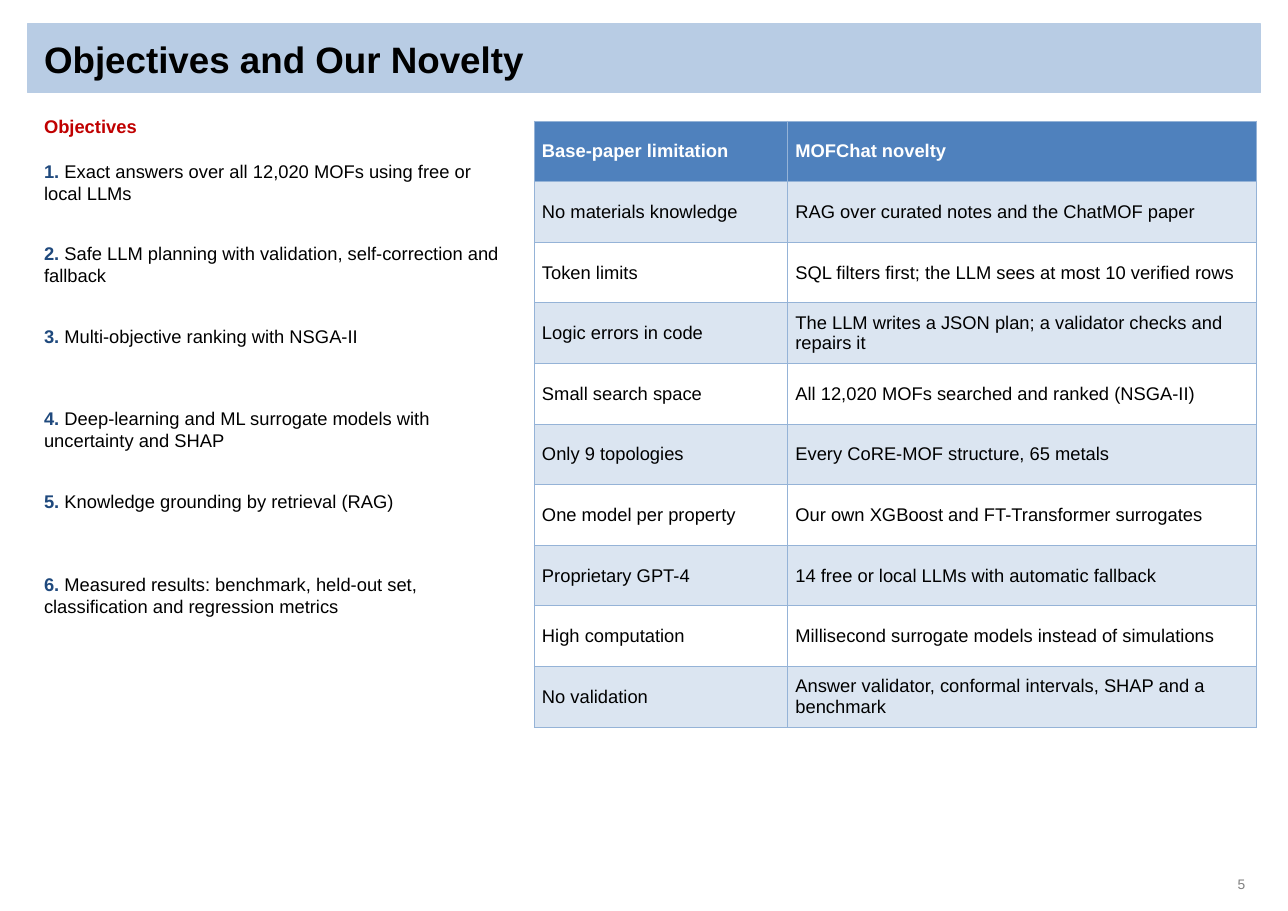
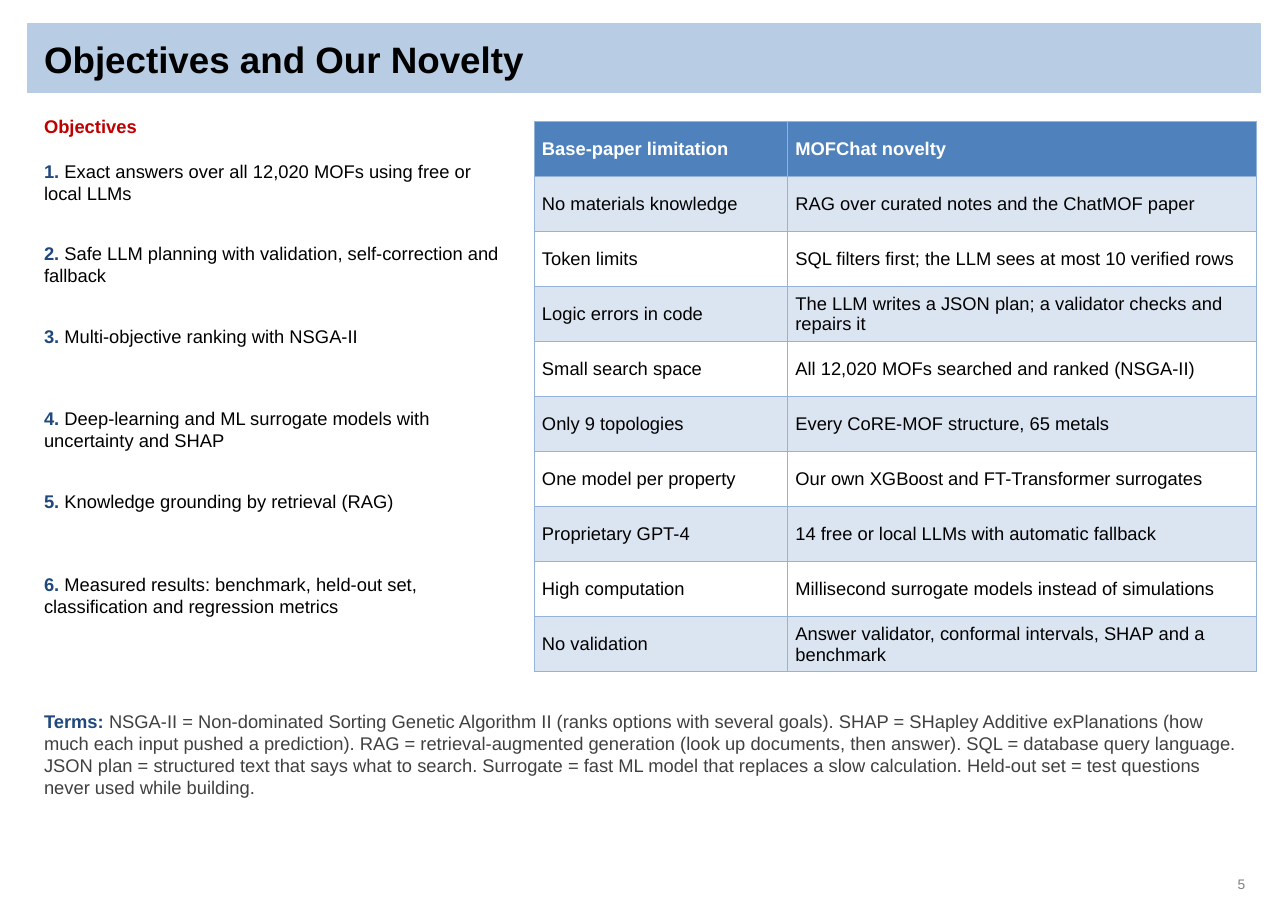
Before and after one commit to Sai-Mohith24/MOFChat-AI-Driven-Material-Recommendation-, a slide deck: slide 5 of reviews/final_review/MOFChat_Final_Review.pptx. Drawn at 1288x911 pixels with LibreOffice and Linux fonts; fonts in the diff are those of the drawing. Boxes give left, top, right and bottom in pixels: in the first picture for what was removed or moved away, otherwise in the second. Text is boxed around its words. In the diff, an @@ line names an element or a change of style, - is before the commit and + after.

```diff
--- a/reviews/final_review/MOFChat_Final_Review.pptx
+++ b/reviews/final_review/MOFChat_Final_Review.pptx
@@ table: place and size @@
-table at (534, 121, 1256, 717)
+table at (534, 121, 1256, 665)
@@ text added at (44, 714, 1236, 798), 12 pt, text #404040 @@
+Terms: NSGA-II = Non-dominated Sorting Genetic Algorithm II (ranks options with several goals). SHAP = SHapley Additive exPlanations (how much each input pushed a prediction). RAG = retrieval-augmented generation (look up documents, then answer). SQL = database query language. JSON plan = structured text that says what to search. Surrogate = fast ML model that replaces a slow calculation. Held-out set = test questions never used while building.
```
Also in this commit, not shown: 30 other slides changed, 3 other files.
